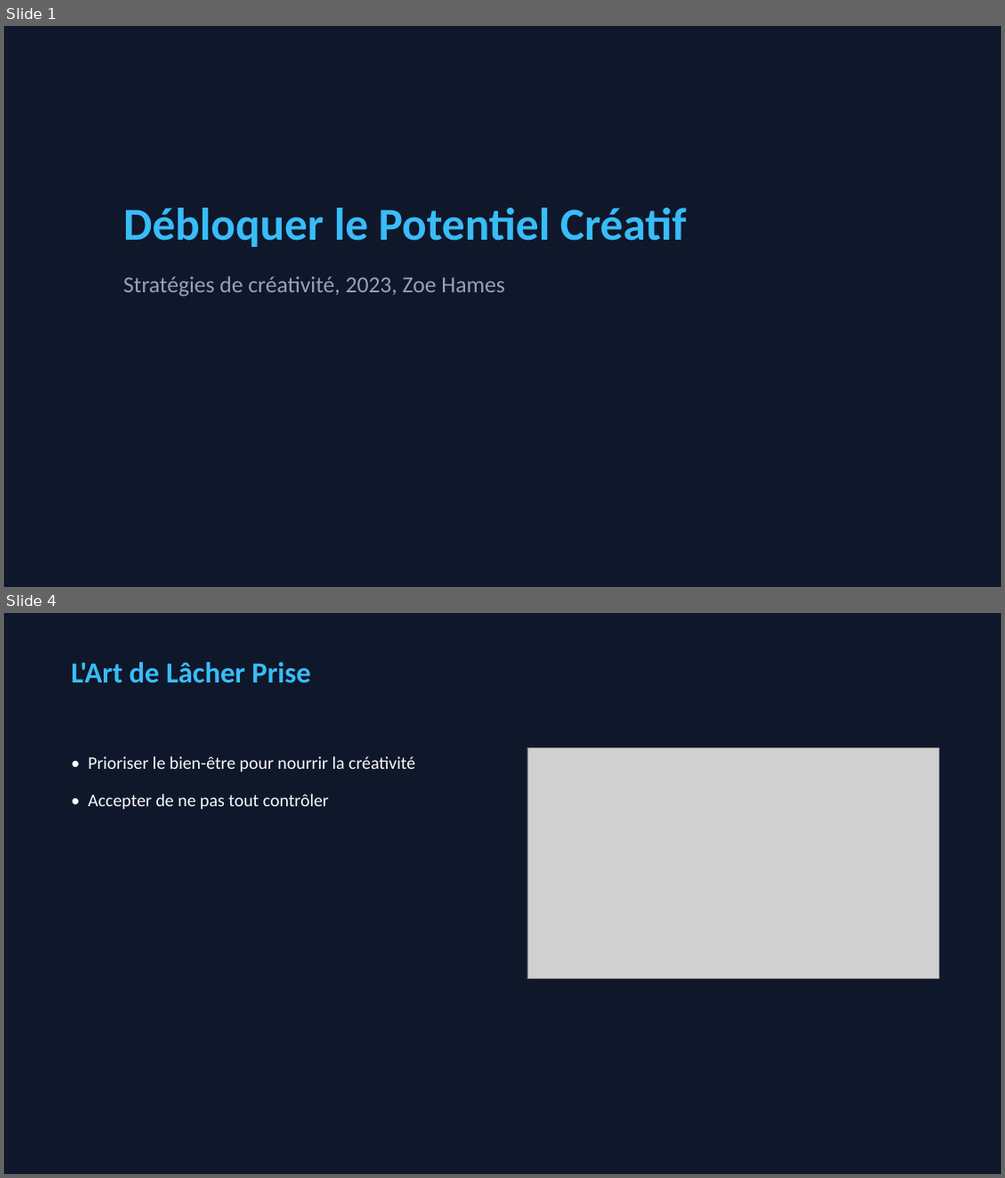
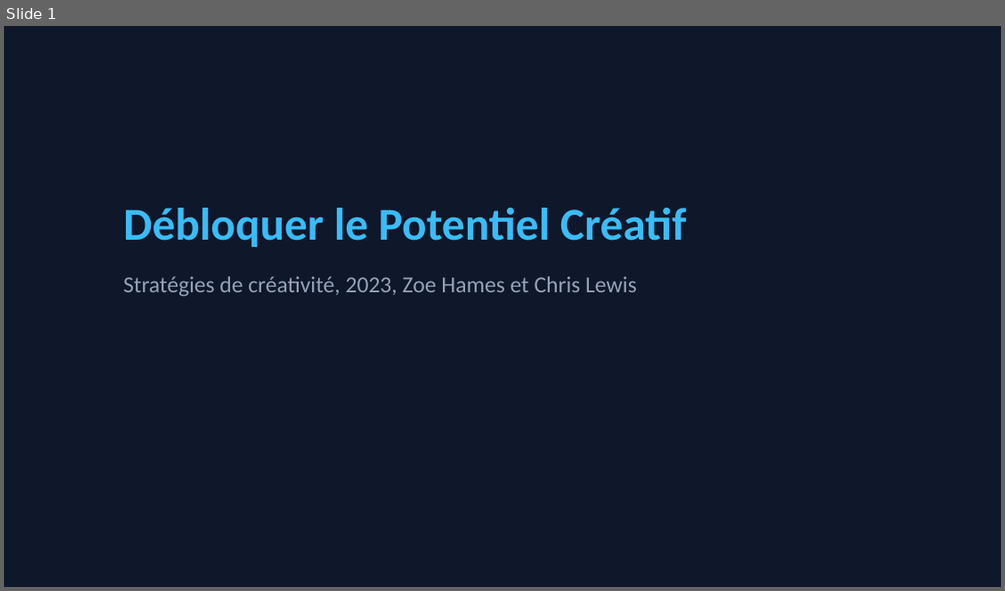
Before and after one commit to caroheymes/video-2-powerpoint-and-more, a slide deck: demo/output/presentation.pptx. Shown one above the other, each under a label of ours: slides 1 and 4 before the commit, slide 1 after it; the slides between them are not shown. The pictures are 1005x1178 and 1005x591 pixels, drawn with LibreOffice and Linux fonts; fonts in the diff are those of the drawing; grey boxes stand for pictures. Boxes give left, top, right and bottom in pixels: in the first picture for what was removed or moved away, otherwise in the second. Text is boxed around its words. In the diff, an @@ line names an element or a change of style, - is before the commit and + after.

```diff
--- a/demo/output/presentation.pptx
+++ b/demo/output/presentation.pptx
@@ slide 4 removed at (4,613,1001,1174), background #0F172A @@
@@ text removed at (71,662,310,683) @@
-L'Art de Lâcher Prise
@@ text removed at (88,756,415,810) @@
-• Prioriser le bien-être pour nourrir la créativité
-• Accepter de ne pas tout contrôler
@@ picture removed at (527,747,938,979) @@
@@ slide 1 changed as well @@
@@ text at (123,276,637,297): text changed @@
-Stratégies de créativité, 2023, Zoe Hames
+Stratégies de créativité, 2023, Zoe Hames et Chris Lewis
```
Also in this commit, not shown: 1 other slide changed, 1 other slide removed, 6 other files.
